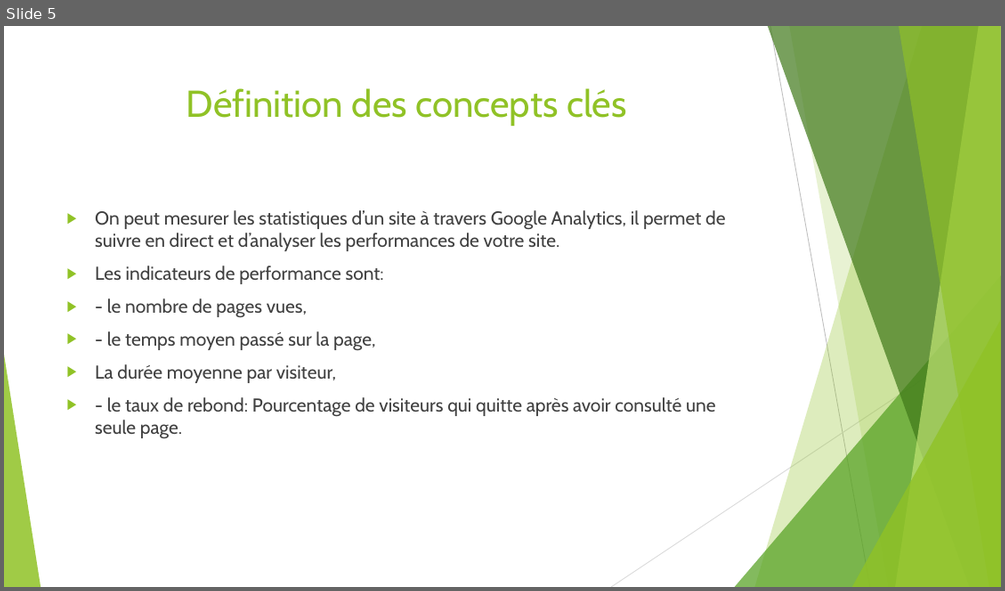
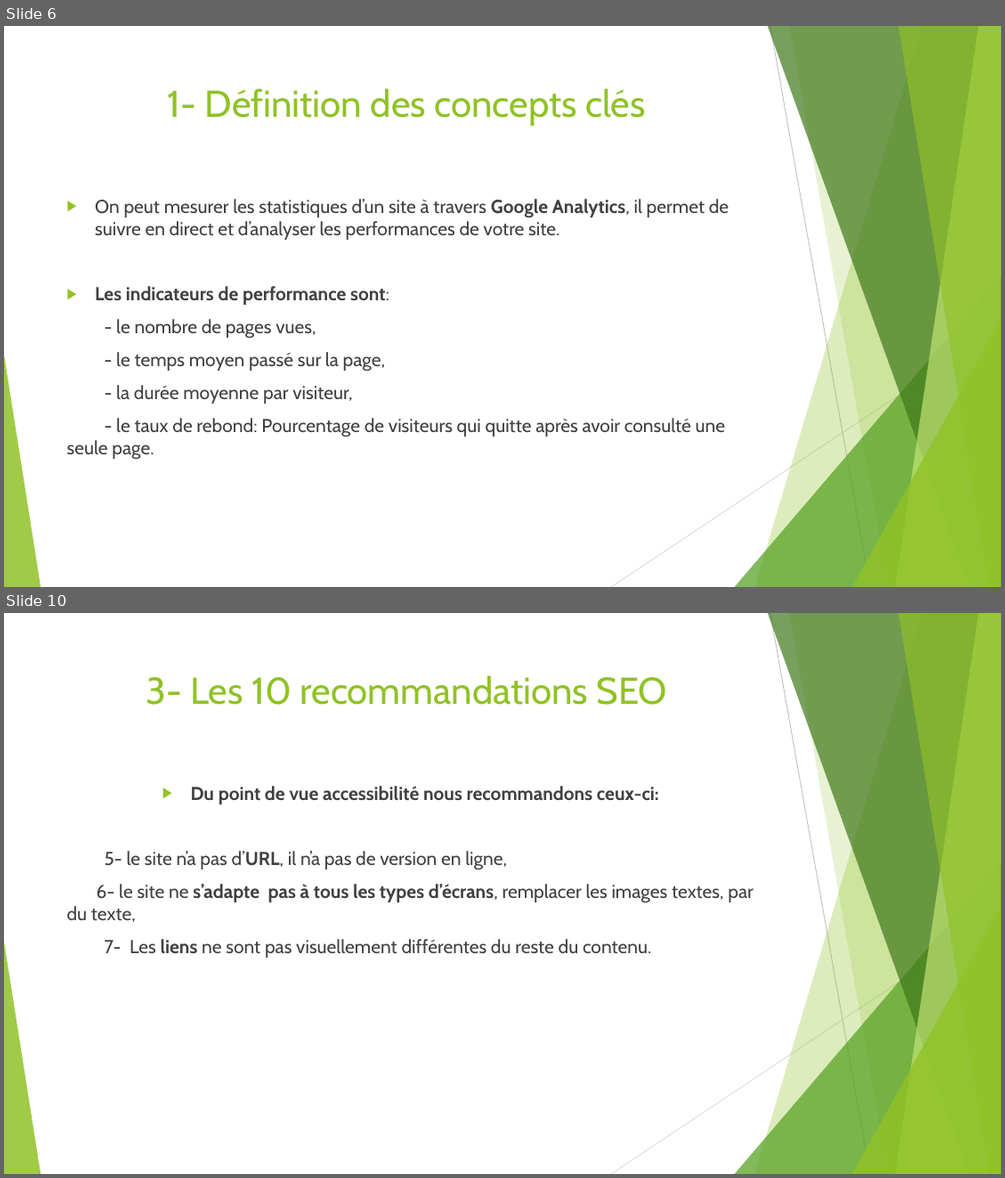
Before and after one commit to SOW-tech/Projet4ameliore, a slide deck: Présentation Projet4.pptx. Shown one above the other, each under a label of ours: slide 5 before the commit, slides 6 and 10 after it; the slides between them are not shown. The pictures are 1005x591 and 1005x1178 pixels, drawn with LibreOffice and Linux fonts; fonts in the diff are those of the drawing. Boxes give left, top, right and bottom in pixels: in the first picture for what was removed or moved away, otherwise in the second. Text is boxed around its words. In the diff, an @@ line names an element or a change of style, - is before the commit and + after.

Commit message:
reglage des images

```diff
--- a/Présentation Projet4.pptx
+++ b/Présentation Projet4.pptx
@@ slide 10 added at [4,613,1001,1174], background #FFFFFF; not listed: 10 template elements that a slide beside it also shows @@
@@ title added at [146,675,668,705], 36 pt, text #90C226 @@
+3- Les 10 recommandations SEO
@@ text added at [67,786,753,957], 18 pt, text #404040 @@
+▶ Du point de vue accessibilité nous recommandons ceux-ci:
+5- le site n’a pas d’URL, il n’a pas de version en ligne,
+6- le site ne s’adapte pas à tous les types d’écrans, remplacer les images textes, par du texte,
+7- Les liens ne sont pas visuellement différentes du reste du contenu.
@@ what was slide 5 is now slide 6 @@
@@ slide 6 changed as well @@
@@ title at [168,88,646,126]: text changed @@
-Définition des concepts clés
+1- Définition des concepts clés
@@ text "On peut mesurer les statistiques ...": place and size @@
-text "On peut mesurer les statistiques ..." at [95,210,725,438]
+text "On peut mesurer les statistiques ..." at [67,199,728,459]
@@ text at [67,199,728,459]: bold on in "Google Analytics,", "Les indicateurs de performance sont:"; bullet ▶ to none @@
@@ text at [116,385,352,403]: text changed @@
-▶ La durée moyenne par visiteur,
+- la durée moyenne par visiteur,
```
Also in this commit, not shown: 5 other slides changed, 8 other slides added, 10 other files.
